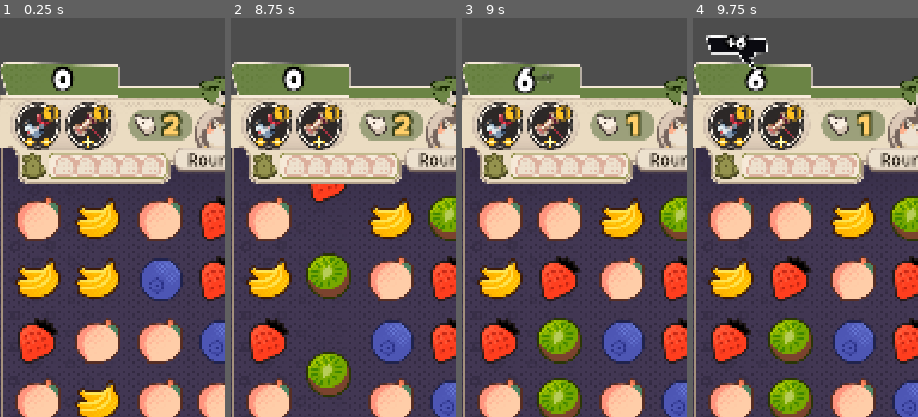
Above: before the commit, frames 1-4 (left to right).
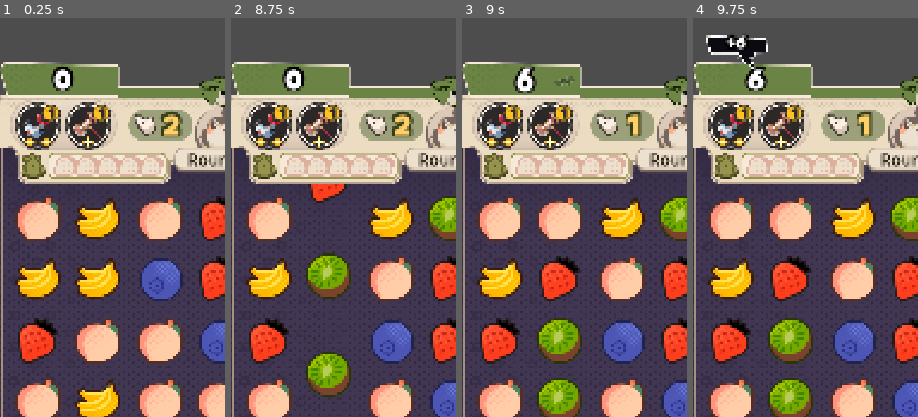
Above: after the commit, the same moments.

Repository: kakachaDev/origami-battle-godot
Game: Godot game, scene res://Assets/Scenes/game.tscn
The game is run twice, just before and just after one commit, with the same random seed, the same clock (stepped at 60 frames per second) and the same inputs.
Inputs (mouse positions are % of the whole screen's width and height, from its top left):
- Up to frame 1 (0.25 s): no input
- Up to frame 2 (8.75 s): click "Правила" at 0.5 s; click "Подробности" at 1.25 s; click (10, 34) at 2.02 s; click "Правила" at 2.75 s; click "Подробности" at 3.5 s; click (10, 34) at 4.27 s; click "Правила" at 5 s; click "Подробности" at 5.75 s; click (10, 34) at 6.52 s; tap Enter at 7.25 s; drag from (50, 69) to (60, 28) at 7.27 s; drag from (30, 55) to (45, 70) at 8.02 s
- Up to frame 3 (9 s): move the mouse to (60, 28) at 8.77 s; click (60, 28) at 8.92 s
- Up to frame 4 (9.75 s): drag from (45, 70) to (20, 35) at 9.52 s
The pictures show only the part of the screen within x 1-51%, y 21-71%; the shares and areas given below are measured in that part.

Frames 1-2 are identical in both runs. In frame 3, 0.3% of the frame differs, in the area x 32-51%, y 13-18%; in frame 4, less than 0.1%.

Commit message:
Fix L_AddScore pivot: scale from inner edge toward screen center, mirror of R panel

Diff:
--- a/Assets/Scripts/GameUI.gd
+++ b/Assets/Scripts/GameUI.gd
@@ -223,7 +223,11 @@
 	var label := node.get_node("Count") as Label
 	label.text = "+0"
 
-	node.pivot_offset = node.size * 0.5
+	# Pivot at inner edge (toward screen center) so panels scale outward from center
+	if start_angle_deg < 0.0:  # left panel
+		node.pivot_offset = Vector2(node.size.x, node.size.y * 0.5)
+	else:  # right panel
+		node.pivot_offset = Vector2(0.0, node.size.y * 0.5)
 	node.rotation_degrees = start_angle_deg
 	node.modulate = Color(1.0, 1.0, 1.0, 0.0)
 	node.scale = Vector2.ZERO
